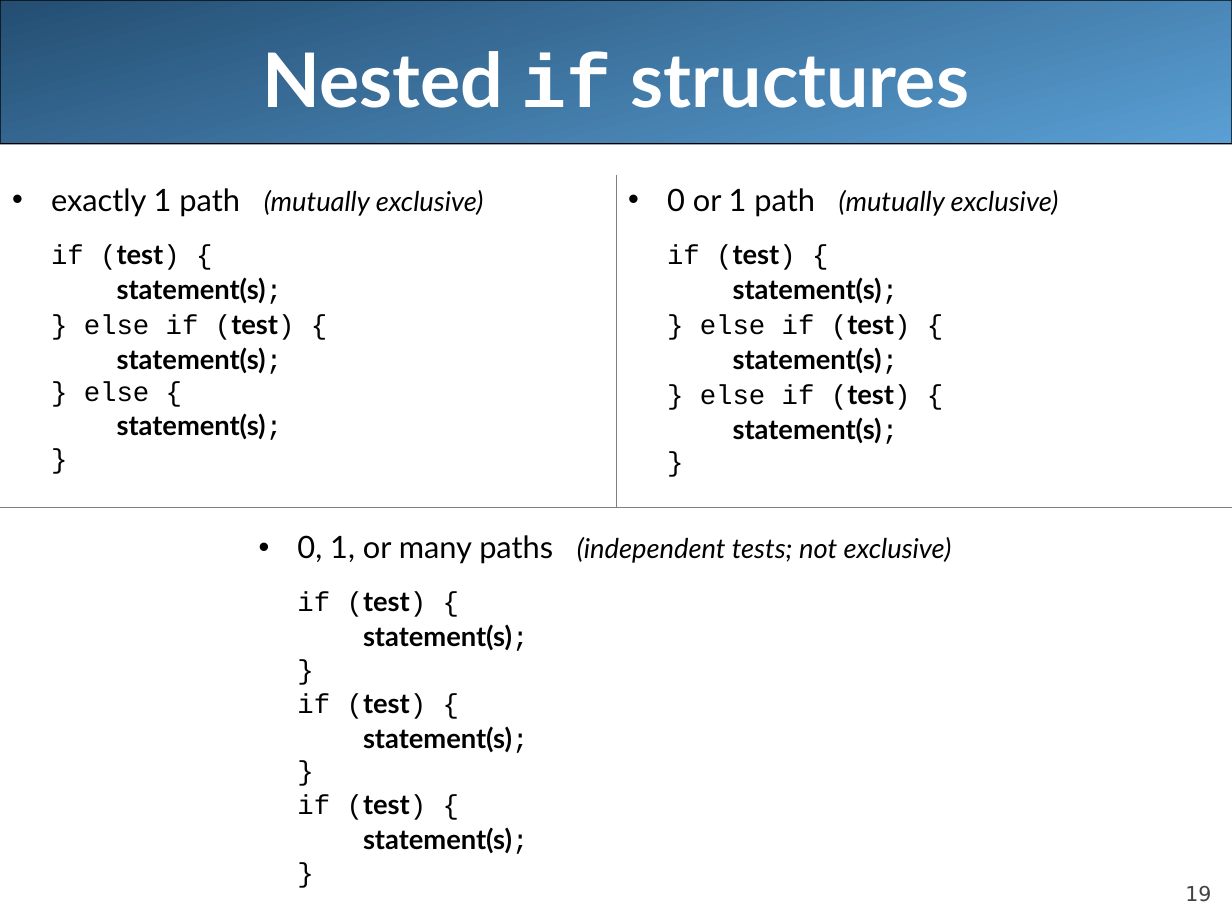
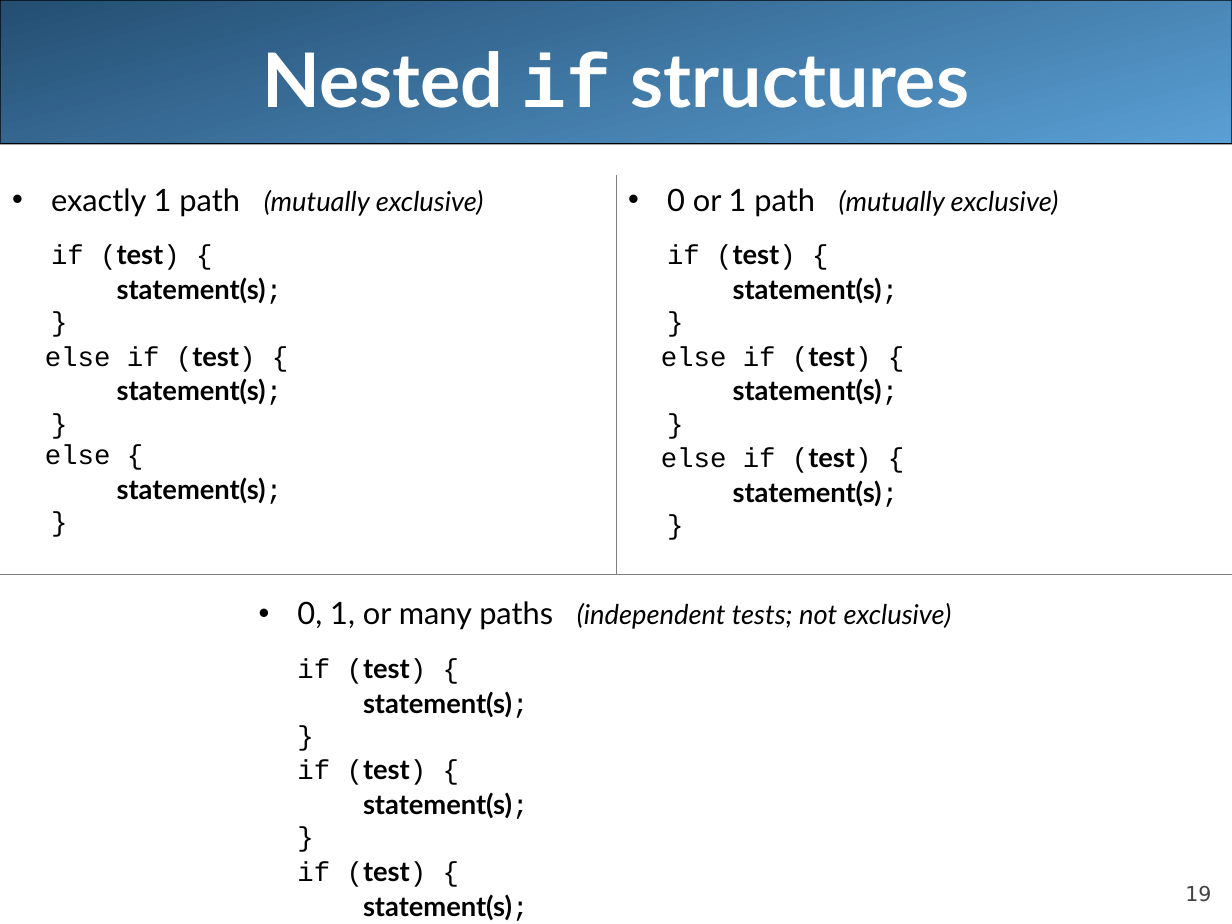
Before and after one commit to LongBaoNguyen/longbaonguyen.github.io, a slide deck: slide 19 of courses/apcsa/lecture8.ppt. Drawn at 1232x924 pixels with LibreOffice and Linux fonts; fonts in the diff are those of the drawing. Boxes give left, top, right and bottom in pixels: in the first picture for what was removed or moved away, otherwise in the second. Text is boxed around its words. In the diff, an @@ line names an element or a change of style, - is before the commit and + after.

```diff
--- a/courses/apcsa/lecture8.ppt
+++ b/courses/apcsa/lecture8.ppt
@@ table at (0,175,1232,924) @@
-row 1, column 1: exactly 1 path (mutually exclusive) / if (test) { / statement(s); / } else if (test) { / statement(s); / } else { / statement(s); / }
+row 1, column 1: exactly 1 path (mutually exclusive) / if (test) { / statement(s); / } / else if (test) { / statement(s); / } / else { / statement(s); / }
-row 1, column 2: 0 or 1 path (mutually exclusive) / if (test) { / statement(s); / } else if (test) { / statement(s); / } else if (test) { / statement(s); / }
+row 1, column 2: 0 or 1 path (mutually exclusive) / if (test) { / statement(s); / } / else if (test) { / statement(s); / } / else if (test) { / statement(s); / }
```
Also in this commit, not shown: 9 other slides changed, 3 other files.
